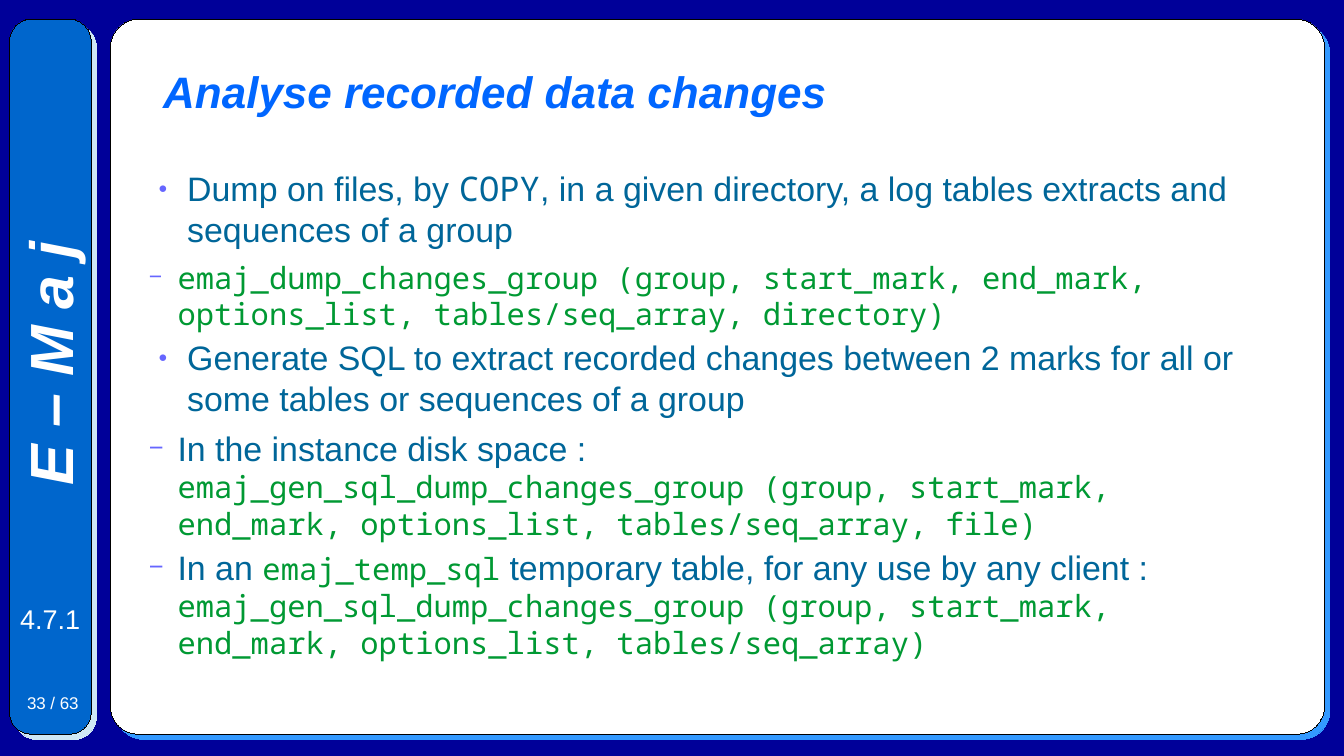
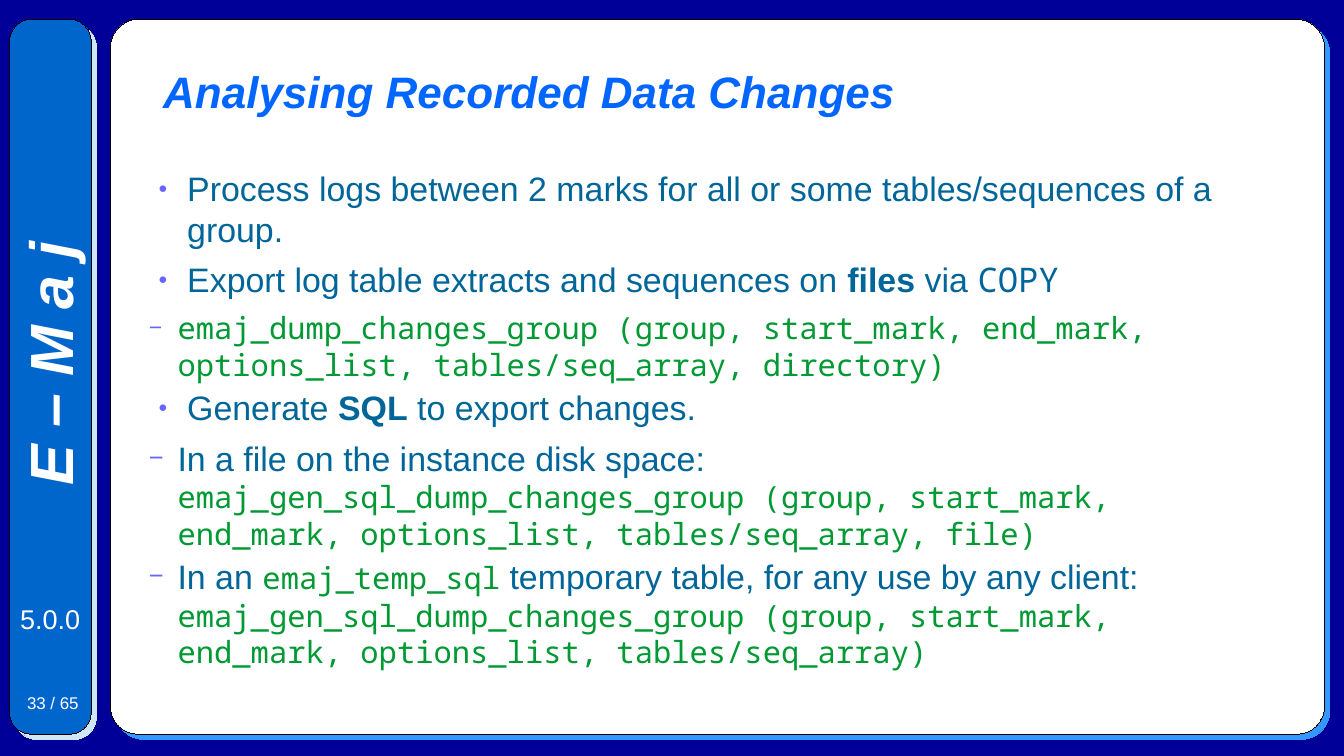
Before and after one commit to beaud76/emaj_doc, a slide deck: slide 33 of Emaj.devel_pres_en.odp. Drawn at 1344x756 pixels with LibreOffice and Linux fonts; fonts in the diff are those of the drawing. Boxes give left, top, right and bottom in pixels: in the first picture for what was removed or moved away, otherwise in the second. Text is boxed around its words. In the diff, an @@ line names an element or a change of style, - is before the commit and + after.

```diff
--- a/Emaj.devel_pres_en.odp
+++ b/Emaj.devel_pres_en.odp
@@ title at bbox=[163, 76, 894, 117]: text changed @@
-Analyse recorded data changes
+Analysing Recorded Data Changes
@@ text at bbox=[187, 176, 1212, 299]: text changed @@
-● Dump on files, by COPY, in a given directory, a log tables extracts and sequences of a group
+● Process logs between 2 marks for all or some tables/sequences of a group.
+● Export log table extracts and sequences on files via COPY
@@ text at bbox=[178, 395, 1138, 671]: text changed @@
-● Generate SQL to extract recorded changes between 2 marks for all or some tables or sequences of a group
-  − In the instance disk space :
-    emaj_gen_sql_dump_changes_group (group, start_mark, end_mark, options_list, tables/seq_array, file)
-  − In an emaj_temp_sql temporary table, for any use by any client :
-    emaj_gen_sql_dump_changes_group (group, start_mark, end_mark, options_list, tables/seq_array)
+● Generate SQL to export changes.
+  − In a file on the instance disk space:
+    emaj_gen_sql_dump_changes_group (group, start_mark, end_mark, options_list, tables/seq_array, file)
+  − In an emaj_temp_sql temporary table, for any use by any client:
+    emaj_gen_sql_dump_changes_group (group, start_mark, end_mark, options_list, tables/seq_array)
@@ text at bbox=[20, 610, 80, 630]: text changed @@
-4.7.1
+5.0.0
@@ page number at bbox=[27, 697, 79, 709]: text changed @@
-33 / 63
+33 / 65
```
Also in this commit, not shown: 60 other slides changed, 4 slides added, 2 slides removed, 7 other files.
